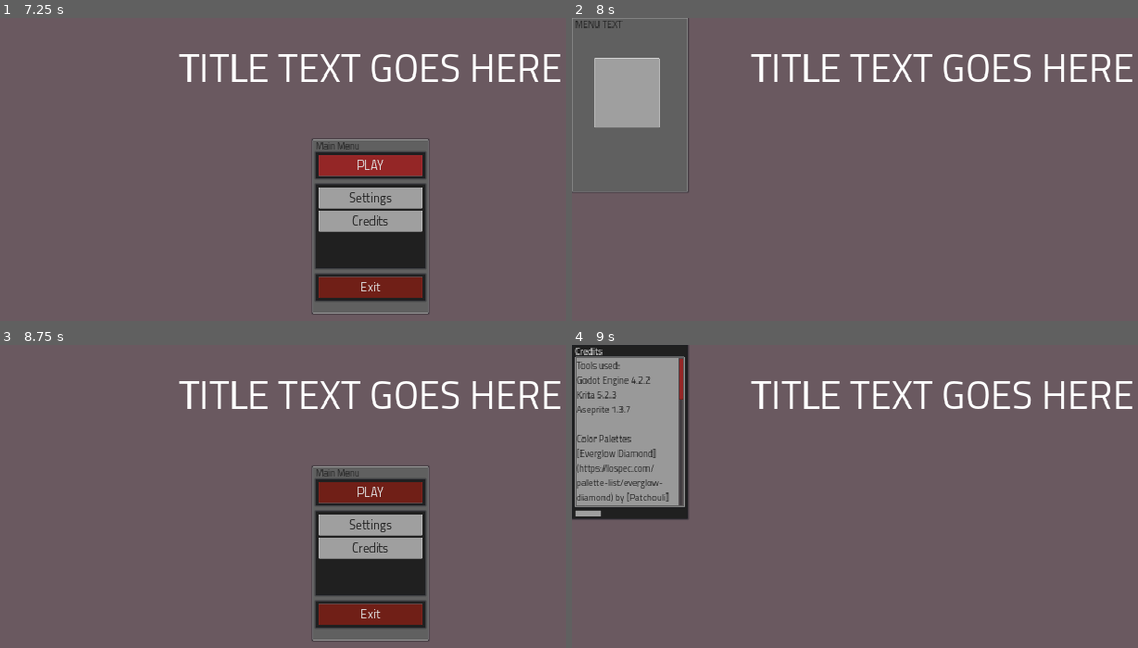
Above: before the commit, frames 1-4 (two rows, left to right).
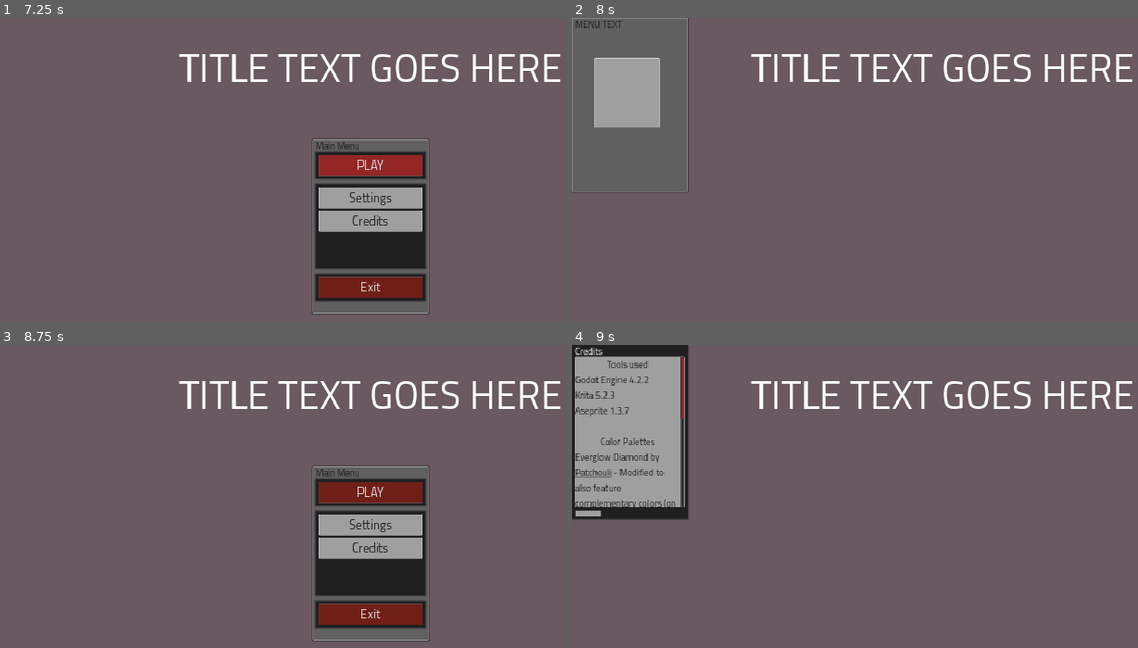
Above: after the commit, the same moments.

Repository: MindVisceral/BoneTD
Game: Godot game, scene res://UI/MainMenu/MainMenu.tscn
The game is run twice, just before and just after one commit, with the same random seed, the same clock (stepped at 60 frames per second) and the same inputs.
Inputs (mouse positions are in pixels of both pictures, inside the frame that each line leads up to):
- Up to frame 1 (7.25 s): click "PLAY" at 0.5 s; click "PLAY" at 1.25 s; click (367, 145) at 2 s; click (367, 308) at 2.75 s; click (367, 145) at 3.5 s; click (367, 308) at 4.25 s; click (367, 145) at 5 s; click (367, 308) at 5.75 s; click "PLAY" at 6.5 s
- Up to frame 2 (8 s): click "Settings" at 7.25 s
- Up to frame 3 (8.75 s): click (56, 420) at 8 s
- Up to frame 4 (9 s): click "Credits" at 8.75 s

Frames 1-3 are identical in both runs. In frame 4, 2.5% of the frame differs, in the area x 0-20%, y 3-54%.

Commit message:
Added URL RichLabels, used in instead of TextEdit

Diff:
--- a/UI/MainMenu/MainMenu.tscn
+++ b/UI/MainMenu/MainMenu.tscn
@@ -1,7 +1,8 @@
-[gd_scene load_steps=3 format=3 uid="uid://c42ltbeu2cdpe"]
+[gd_scene load_steps=4 format=3 uid="uid://c42ltbeu2cdpe"]
 
 [ext_resource type="PackedScene" uid="uid://b5dp0gcijhisy" path="res://UI/DraggableMenu/DraggableMenu.tscn" id="1_genn2"]
 [ext_resource type="Script" path="res://UI/MainMenu/MainMenuManager.gd" id="1_ypm3j"]
+[ext_resource type="PackedScene" uid="uid://b30h5xy3mybrn" path="res://UI/URL-SupportedLabel/URL-SupportedLabel.tscn" id="3_67btx"]
 
 [node name="MainMenu" type="Control"]
 layout_mode = 3
@@ -263,41 +264,63 @@
 grow_horizontal = 2
 grow_vertical = 2
 
-[node name="CreditsTextUneditable" type="TextEdit" parent="Menus/DraggableCreditsMenu/DefaultSubPanel"]
-layout_mode = 1
-anchors_preset = -1
-anchor_right = 1.0
-anchor_bottom = 1.0
-offset_left = 4.0
-offset_top = 4.0
-offset_right = -4.0
-offset_bottom = -4.0
-grow_horizontal = 2
-grow_vertical = 2
-text = "Tools used:
+[node name="CreditsRichLabel" type="RichTextLabel" parent="Menus/DraggableCreditsMenu/DefaultSubPanel"]
+visible = false
+layout_mode = 1
+anchors_preset = 15
+anchor_right = 1.0
+anchor_bottom = 1.0
+grow_horizontal = 2
+grow_vertical = 2
+auto_translate = false
+localize_numeral_system = false
+focus_mode = 2
+mouse_default_cursor_shape = 1
+theme_type_variation = &"CreditsRichTextLabel"
+bbcode_enabled = true
+text = "[center][b]Tools used[/b][/center]
 Godot Engine 4.2.2
 Krita 5.2.3
 Aseprite 1.3.7
 
-Color Palettes
-[Everglow Diamond](https://lospec.com/palette-list/everglow-diamond) by [Patchouli](https://lospec.com/patchoulitei) - Modified to also feature complementary colors (on a color wheel)
-[Optimized Grayscale 4 Palette](https://lospec.com/palette-list/optimized-grayscale-4) by [Yousurname](https://lospec.com/yousurname) - Used mostly in Menus
-
-Font
+[center][b]Color Palettes[/b][/center]
+[url={https://lospec.com/palette-list/everglow-diamond}]Everglow Diamond[/url] by [url={https://lospec.com/patchoulitei}]Patchouli[/url] - Modified to also feature complementary colors (on a color wheel)
+[url={https://lospec.com/palette-list/optimized-grayscale-4}]Optimized Grayscale 4 Palette[/url] by [url={https://lospec.com/yousurname}]Yousurname[/url] - Used mostly in Menus
+
+[center][b]Font[/b][/center]
 [Titillium Web](https://fonts.google.com/specimen/Titillium+Web) Regular from/by [Google](https://fonts.adobe.com/foundries/google)
 
-Inspirations/References
-Main Menu - heavily based on [Factorio](https://factorio.com/) Main Menu
-"
-placeholder_text = "[CREDITS GO HERE]"
-editable = false
-context_menu_enabled = false
+[center][b]Inspirations/References[/b][/center]
+Main Menu - heavily based on [url={https://factorio.com/}]Factorio[/url] Main Menu  "
 shortcut_keys_enabled = false
+threaded = true
+selection_enabled = true
 drag_and_drop_selection_enabled = false
-virtual_keyboard_enabled = false
-middle_mouse_paste_enabled = false
-wrap_mode = 1
-scroll_smooth = true
+
+[node name="URL-SupportedLabel" parent="Menus/DraggableCreditsMenu/DefaultSubPanel" instance=ExtResource("3_67btx")]
+layout_mode = 1
+anchors_preset = 15
+anchor_right = 1.0
+anchor_bottom = 1.0
+offset_right = 0.0
+offset_bottom = 0.0
+grow_horizontal = 2
+grow_vertical = 2
+theme_type_variation = &"CreditsRichTextLabel"
+text = "[center][b]Tools used[/b][/center]
+Godot Engine 4.2.2
+Krita 5.2.3
+Aseprite 1.3.7
+
+[center][b]Color Palettes[/b][/center]
+[url=https://lospec.com/palette-list/everglow-diamond]Everglow Diamond[/url] by [url=https://lospec.com/patchoulitei]Patchouli[/url] - Modified to also feature complementary colors (on a color wheel)
+[url=https://lospec.com/palette-list/optimized-grayscale-4]Optimized Grayscale 4 Palette[/url] by [url=https://lospec.com/yousurname]Yousurname[/url] - Used mostly in Menus
+
+[center][b]Font[/b][/center]
+[url=https://fonts.google.com/specimen/Titillium+Web]Titillium Web[/url] Regular published by Accademia di Belle Arti di Urbino
+
+[center][b]Inspirations/References[/b][/center]
+Main Menu - heavily based on [url=https://factorio.com/]Factorio[/url] Main Menu and website"
 
 [connection signal="pressed" from="Menus/DraggableMainMenu/VSubPanelContainer/PlayDarkSubPanel/VBoxContainer/PlayButton" to="MainMenuManager" method="_play_pressed"]
 [connection signal="pressed" from="Menus/DraggableMainMenu/VSubPanelContainer/OtherDarkSubPanel/VBoxContainer/SettingsButton" to="MainMenuManager" method="_settings_pressed"]
--- /dev/null
+++ b/UI/URL-SupportedLabel/URL-SupportedLabel.gd
@@ -0,0 +1,16 @@
+class_name URL_SLabel
+extends RichTextLabel
+
+
+## The sole purpose of this script is
+## to make this RichTextLabel's url links work.
+
+
+###-------------------------------------------------------------------------###
+##### The sole function
+###-------------------------------------------------------------------------###
+
+## This function opens the clicked url link in the default browser.
+func _on_meta_clicked(meta: Variant) -> void:
+	OS.shell_open(str(meta))
+	print(meta)
--- /dev/null
+++ b/UI/URL-SupportedLabel/URL-SupportedLabel.tscn
@@ -0,0 +1,17 @@
+[gd_scene load_steps=2 format=3 uid="uid://b30h5xy3mybrn"]
+
+[ext_resource type="Script" path="res://UI/URL-SupportedLabel/URL-SupportedLabel.gd" id="1_kl2cc"]
+
+[node name="URL-SupportedLabel" type="RichTextLabel"]
+offset_right = 40.0
+offset_bottom = 40.0
+auto_translate = false
+localize_numeral_system = false
+mouse_default_cursor_shape = 1
+bbcode_enabled = true
+shortcut_keys_enabled = false
+threaded = true
+selection_enabled = true
+script = ExtResource("1_kl2cc")
+
+[connection signal="meta_clicked" from="." to="." method="_on_meta_clicked"]
Binary file changed: UI/DefaultTheme.theme
Not shown, changed: README.md
